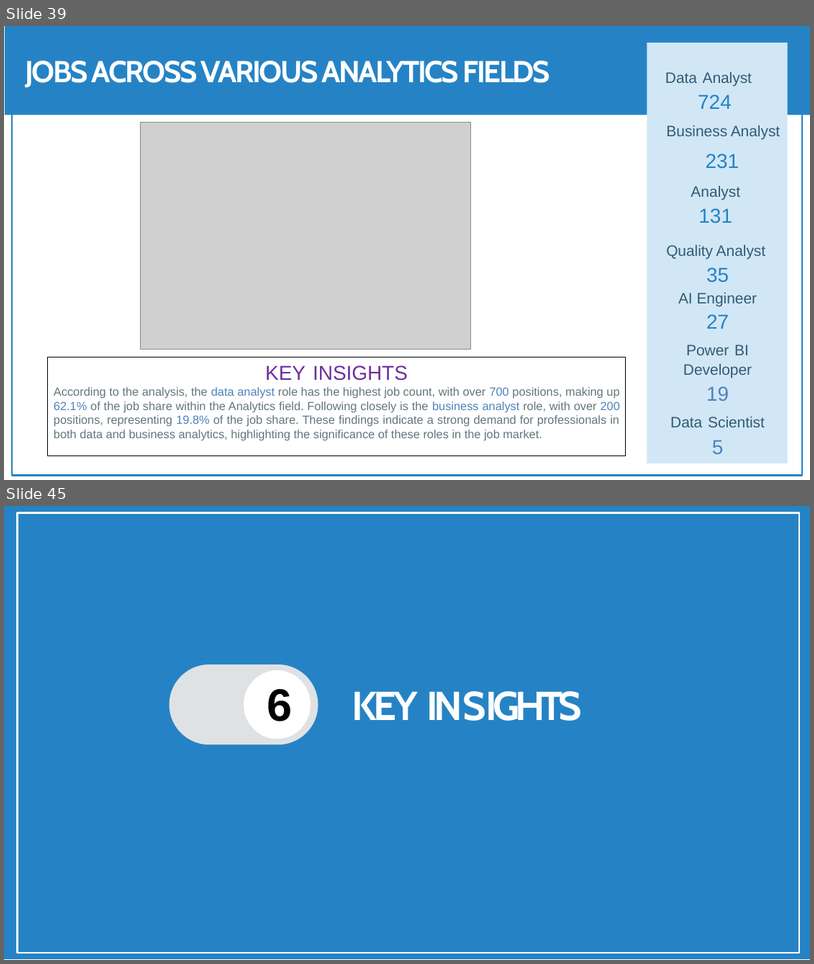
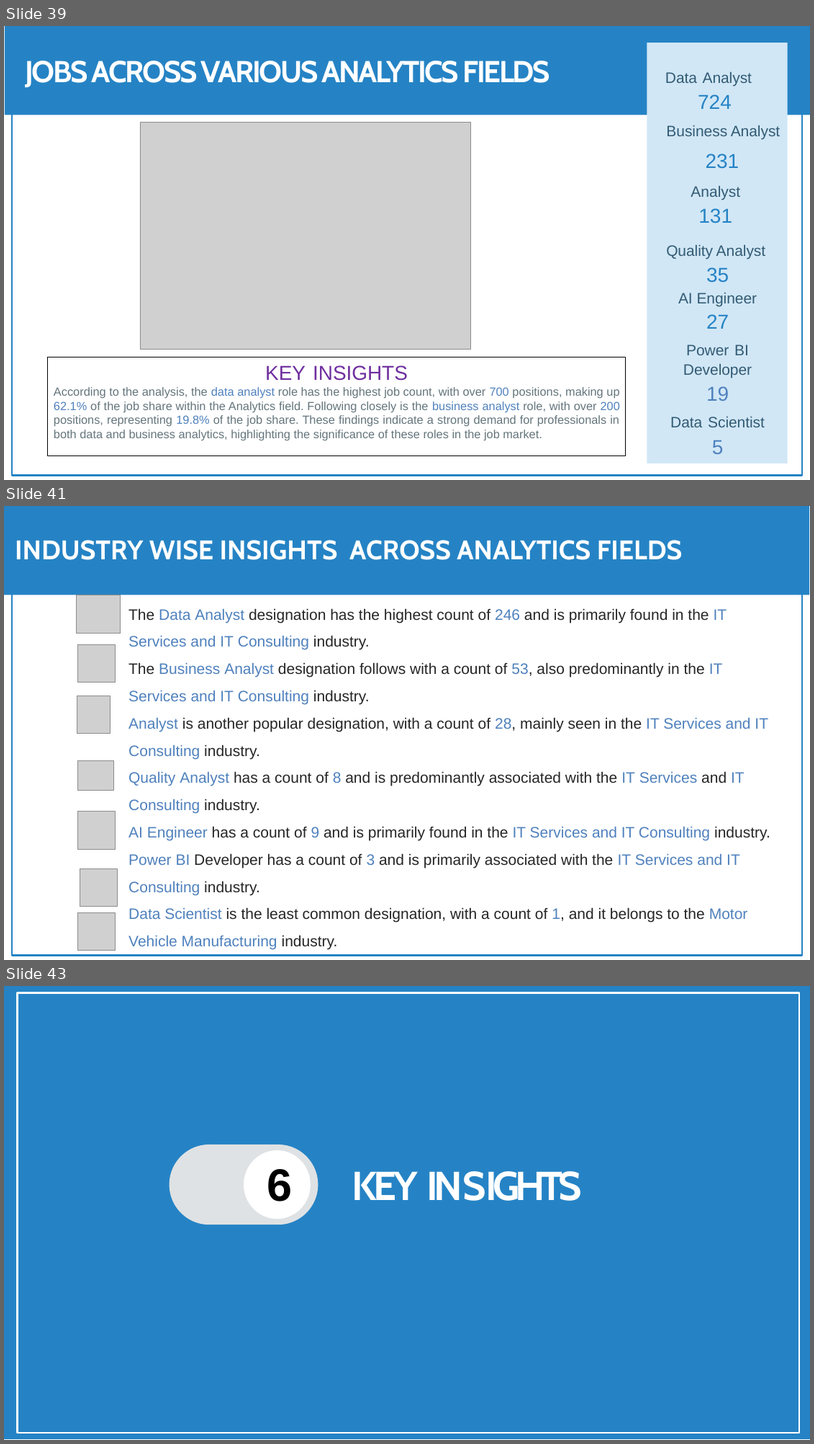
Before and after one commit to shashank297/HR-Recruitment-Data-Analysis-, a slide deck: Presentation/HR & Job Dashboard.pptx. Shown one above the other, each under a label of ours: slides 39 and 45 before the commit, slides 39, 41 and 43 after it; the slides between them are not shown. The pictures are 814x964 and 814x1444 pixels, drawn with LibreOffice and Linux fonts; fonts in the diff are those of the drawing; grey boxes stand for pictures; background and template pictures are left out. Boxes give left, top, right and bottom in pixels: in the first picture for what was removed or moved away, otherwise in the second. Text is boxed around its words. In the diff, an @@ line names an element or a change of style, - is before the commit and + after.

```diff
--- a/Presentation/HR & Job Dashboard.pptx
+++ b/Presentation/HR & Job Dashboard.pptx
@@ slide 41 added at [4,506,810,960], background #FFFFFF; not listed: 1 template element that a slide beside it also shows @@
@@ title added at [15,540,683,560], 32 pt, text #FFFFFF, bold @@
+INDUSTRY WISE INSIGHTS ACROSS ANALYTICS FIELDS
@@ text added at [129,608,771,950], 18 pt, text #262626 @@
+The Data Analyst designation has the highest count of 246 and is primarily found in the IT Services and IT Consulting industry.
+The Business Analyst designation follows with a count of 53, also predominantly in the IT Services and IT Consulting industry.
+Analyst is another popular designation, with a count of 28, mainly seen in the IT Services and IT Consulting industry.
+Quality Analyst has a count of 8 and is predominantly associated with the IT Services and IT Consulting industry.
+AI Engineer has a count of 9 and is primarily found in the IT Services and IT Consulting industry.
+Power BI Developer has a count of 3 and is primarily associated with the IT Services and IT Consulting industry.
+Data Scientist is the least common designation, with a count of 1, and it belongs to the Motor Vehicle Manufacturing industry.
@@ group added at [4,506,810,951]: 7 pictures, 1 freeform shape @@
@@ what was slide 45 is now slide 43 @@
```
Also in this commit, not shown: 1 slide changed, 3 other slides added, 6 slides removed.
